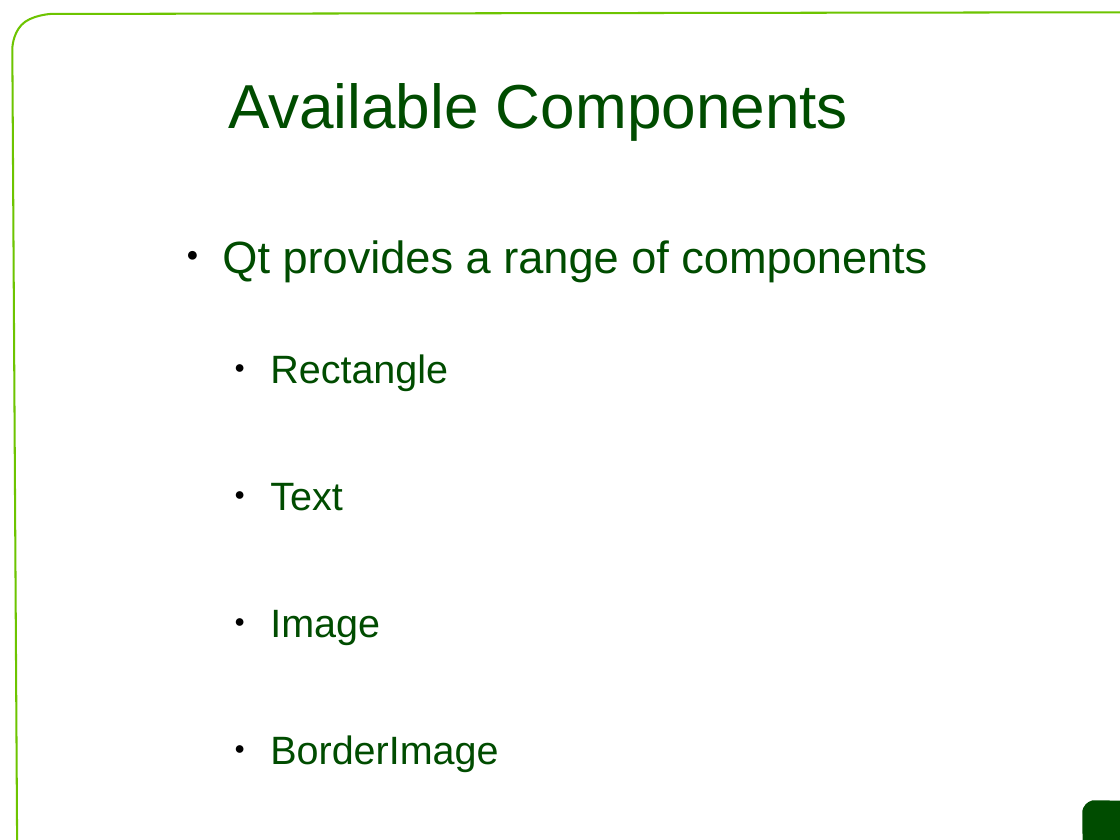
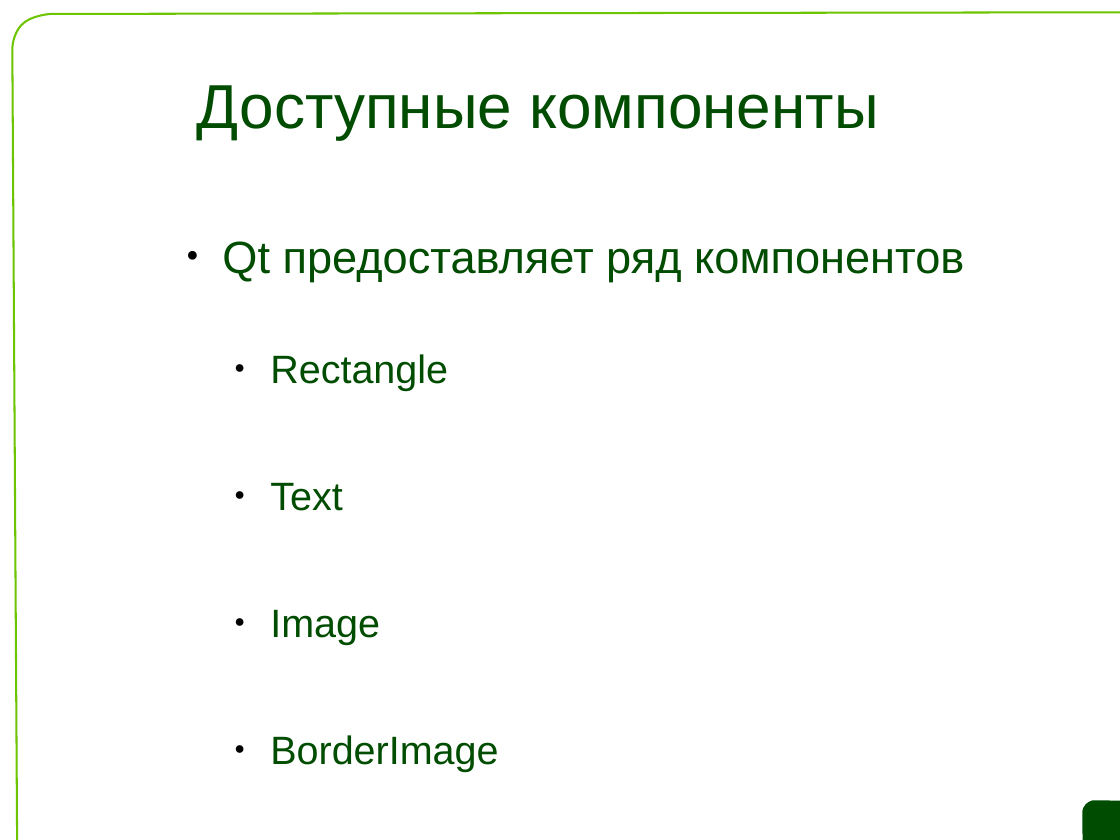
Before and after one commit to saa/qecm, a slide deck: slide 14 of L7/L7 Slides.odp. Drawn at 1120x840 pixels with LibreOffice and Linux fonts; fonts in the diff are those of the drawing; background and template pictures are left out. Boxes give left, top, right and bottom in pixels: in the first picture for what was removed or moved away, otherwise in the second. Text is boxed around its words. In the diff, an @@ line names an element or a change of style, - is before the commit and + after.

```diff
--- a/L7/L7 Slides.odp
+++ b/L7/L7 Slides.odp
@@ title at <box>197,85,879,139</box>: text changed @@
-Available Components
+Доступные компоненты
@@ text at <box>222,241,964,281</box>: text changed @@
-● Qt provides a range of components
+● Qt предоставляет ряд компонентов
```
Also in this commit, not shown: 16 other slides changed, 6 slides added, 6 slides removed.
